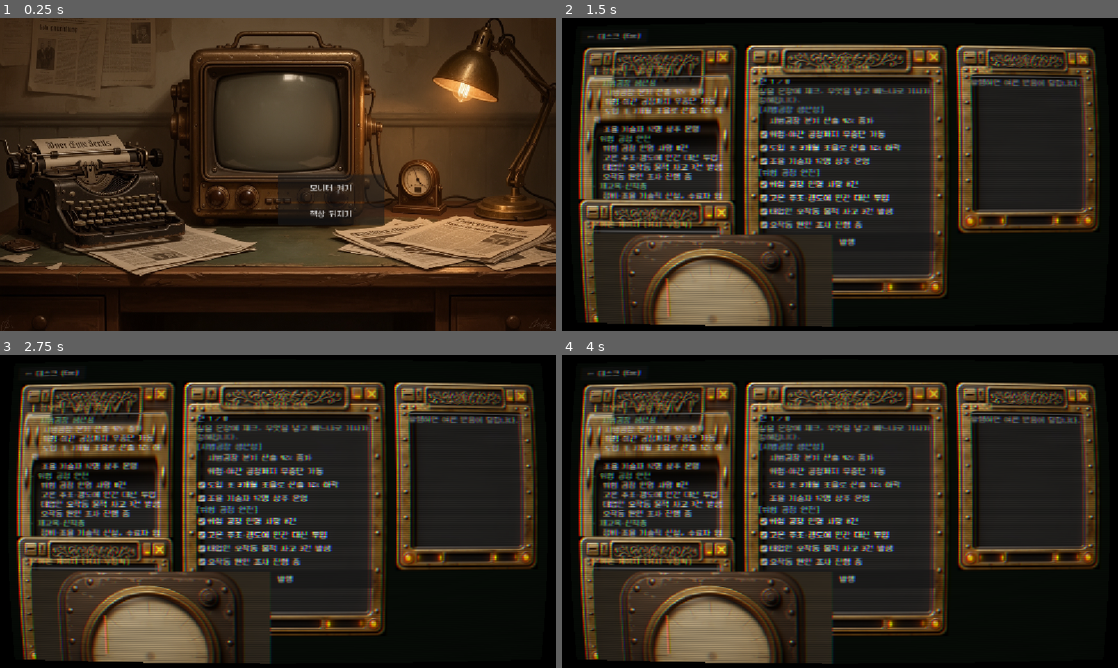
Above: before the commit, frames 1-4 (two rows, left to right).
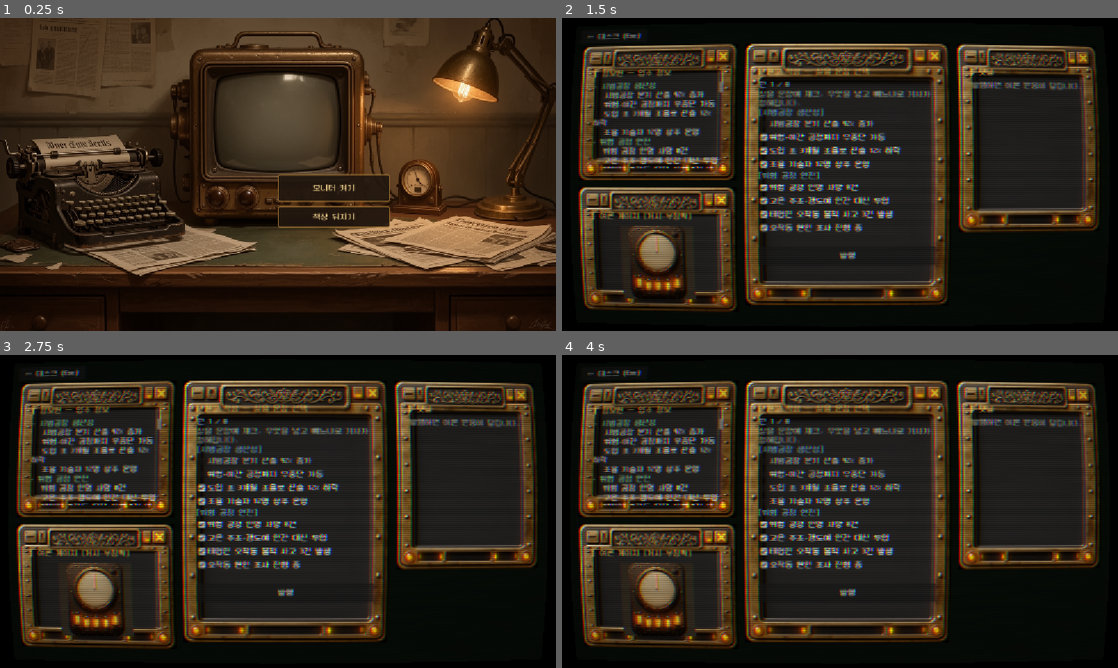
Above: after the commit, the same moments.

Repository: JiwonKim-kr/artificer-pipeline
Game: Godot game, scene res://scenes/main.tscn
Two runs of this game, one before a commit and one after it. Both use one fixed random seed, a clock stepped at 60 frames per second and the inputs below.
Inputs:
- Up to frame 1 (0.25 s): no input
- Up to frame 2 (1.5 s): click "모니터 켜기" at 0.5 s; click "시범공장 분기 산출 42% 증가" at 1.25 s
- Up to frame 3 (2.75 s): click "위험·야간 공정까지 무중단 가동" at 2 s
- Up to frame 4 (4 s): click "도입 초 3개월 조율로 산출 12% 하락" at 2.75 s; click "조율 기술자 12명 상주 운영" at 3.5 s

The runs differ from the first frame. In frame 1, 1.0% of the frame differs, in the area x 50-71%, y 49-68%; in frame 2, 36%, in the area x 2-96%, y 8-99%; in frame 3, 36%; in frame 4, 36%.

Commit message:
[play build] CRT OS 레이아웃 결함 5건 수정 (아트 프레임 적용 후속)
창 프레임(9-slice) 연결로 드러난 레이아웃 문제를 잡는다. 게임 로직 불변.

- 게이지 오버플로: 원인은 TextureRect.expand_mode 기본값(EXPAND_KEEP_SIZE)이
  텍스처 원본 512² 를 최소 크기로 요구해 레이아웃을 밀어낸 것.
  EXPAND_IGNORE_SIZE 로 앵커를 따르게 하고 dial 에 clip_contents 적용.
- 바늘 정합: 하드코딩 좌표(160,180)를 버리고 _fit_needle() 로 계산.
  KEEP_ASPECT_CENTERED 로 그려지는 정사각 텍스처 안의 축(가로 50%·세로 35%)을
  기준으로 원점·길이를 잡고 dial.resized 에 연결 — 창 치수를 바꿔도 어긋나지 않는다.
- 본문 넘침: _scroll_body() 헬퍼 신설, 정보원/원고 블록을 ScrollContainer 로.
  사실이 F1~F16 으로 늘어도 잘리지 않고 스크롤로 접근. 발행 버튼·상태 문구는
  스크롤 밖 고정이라 항상 손이 닿는다.
- 창 밖 유출: _window() 에 clip_contents.
  content_margin top 54 로 타이틀을 프레임 장식 아래로. 창 배치·크기 재조정.
- 데스크 버튼: 기본 반투명 회색 → 황동 테두리 + 바켈라이트 면(StyleBoxFlat).
  스타일 가이드 §2 재질 규칙 반영. hover/pressed 상태 포함.

검증: 웹 빌드 실측으로 4창 모두 프레임 내 정상 배치 확인(스크린샷) ·
turn_flow PASS · verify --full 전체 통과(게이트 5/5 · 러너 6/6).
docs/build/playtest_checklist.md A5 항목 갱신.

Co-Authored-By: Claude Opus 4.8 <noreply@anthropic.com>

Diff:
--- a/src/ui/main.gd
+++ b/src/ui/main.gd
@@ -94,16 +94,13 @@
 
 	var box := VBoxContainer.new()
 	box.set_anchors_and_offsets_preset(Control.PRESET_CENTER)
+	box.add_theme_constant_override("separation", 10)
 	_desk.add_child(box)
-	var btn := Button.new()
+	var btn := _desk_button("모니터 켜기", 56)
 	btn.name = "MonitorButton"
-	btn.text = "모니터 켜기"
-	btn.custom_minimum_size = Vector2(220, 56)
 	btn.pressed.connect(_enter_screen)
 	box.add_child(btn)
-	_desk_search_btn = Button.new()
-	_desk_search_btn.text = "책상 뒤지기"
-	_desk_search_btn.custom_minimum_size = Vector2(220, 44)
+	_desk_search_btn = _desk_button("책상 뒤지기", 44)
 	_desk_search_btn.pressed.connect(_search_desk)
 	box.add_child(_desk_search_btn)
 	_desk_note = Label.new()
@@ -111,6 +108,31 @@
 	_desk_note.horizontal_alignment = HORIZONTAL_ALIGNMENT_CENTER
 	_desk_note.autowrap_mode = TextServer.AUTOWRAP_WORD_SMART
 	box.add_child(_desk_note)
+
+## 데스크 버튼: 기본 테마의 반투명 회색 패널은 디젤펑크 배경과 톤이 어긋난다.
+## 황동 테두리 + 어두운 바켈라이트 면으로 스타일 가이드(§2 재질)에 맞춘다.
+func _desk_button(label: String, height: int) -> Button:
+	var b := Button.new()
+	b.text = label
+	b.custom_minimum_size = Vector2(232, height)
+	var base := StyleBoxFlat.new()
+	base.bg_color = Color(0.13, 0.09, 0.06, 0.92)
+	base.border_color = Color(0.62, 0.45, 0.20)
+	base.set_border_width_all(2)
+	base.set_corner_radius_all(3)
+	base.set_content_margin_all(8)
+	var hover := base.duplicate() as StyleBoxFlat
+	hover.bg_color = Color(0.22, 0.15, 0.08, 0.96)
+	hover.border_color = Color(0.90, 0.66, 0.28)
+	var pressed := base.duplicate() as StyleBoxFlat
+	pressed.bg_color = Color(0.30, 0.20, 0.10, 0.98)
+	b.add_theme_stylebox_override("normal", base)
+	b.add_theme_stylebox_override("hover", hover)
+	b.add_theme_stylebox_override("pressed", pressed)
+	b.add_theme_stylebox_override("focus", hover)
+	b.add_theme_color_override("font_color", Color(0.95, 0.82, 0.55))
+	b.add_theme_color_override("font_hover_color", Color(1.0, 0.90, 0.66))
+	return b
 
 func _enter_screen() -> void:
 	_desk.visible = false
@@ -155,10 +177,12 @@
 	os.set_anchors_and_offsets_preset(Control.PRESET_FULL_RECT)
 	_screen.add_child(os)
 	_os = os
-	os.add_child(_make_informant(Vector2(20, 48), Vector2(340, 320)))
-	os.add_child(_make_editor(Vector2(376, 48), Vector2(430, 540)))
-	os.add_child(_make_comments(Vector2(822, 48), Vector2(310, 400)))
-	os.add_child(_make_gauge(Vector2(20, 376), Vector2(340, 268)))
+	# 배치는 디자인 해상도 1152x648 기준. 프레임(9-slice)의 content margin 이
+	# 상 54·하 28·좌우 30 이므로 창을 그만큼 여유 있게 잡는다.
+	os.add_child(_make_informant(Vector2(20, 46), Vector2(340, 292)))
+	os.add_child(_make_editor(Vector2(376, 46), Vector2(432, 556)))
+	os.add_child(_make_comments(Vector2(824, 46), Vector2(308, 400)))
+	os.add_child(_make_gauge(Vector2(20, 350), Vector2(340, 252)))
 	var back := Button.new()
 	back.name = "BackButton"
 	back.text = "← 데스크 (Esc)"
@@ -187,6 +211,9 @@
 	panel.position = pos
 	panel.custom_minimum_size = size
 	panel.size = size
+	# 내용이 창 프레임 밖으로 새지 않게 자른다. 넘치는 내용은 각 창이 ScrollContainer 로
+	# 처리한다(잘라서 감추는 게 아니라 스크롤로 접근 가능하게).
+	panel.clip_contents = true
 	# 창 크롬: 브라스 프레임 텍스처를 9-slice(StyleBoxTexture)로 늘린다.
 	# 텍스처 512² 중 테두리 약 96px 이 장식부라 그만큼 마진으로 잡아 모서리를 보존한다.
 	var frame_tex := _res(WINDOW_FRAME)
@@ -199,8 +226,8 @@
 		# 본문은 테두리 안쪽으로. 상단은 프레임 타이틀바 장식을 피해 더 크게 잡는다.
 		sb.content_margin_left = 30.0
 		sb.content_margin_right = 30.0
-		sb.content_margin_top = 46.0
-		sb.content_margin_bottom = 26.0
+		sb.content_margin_top = 54.0   # 프레임 타이틀바 장식 아래로 본문을 내린다
+		sb.content_margin_bottom = 28.0
 		panel.add_theme_stylebox_override("panel", sb)
 	var vb := VBoxContainer.new()
 	panel.add_child(vb)
@@ -215,10 +242,23 @@
 func _body_of(panel: Node) -> VBoxContainer:
 	return panel.get_meta("body") as VBoxContainer
 
+## 세로 스크롤 영역을 만들어 그 안의 VBox 를 돌려준다. 내용이 창 높이를 넘겨도
+## (사실 F1~F16 처럼) 잘려서 사라지지 않고 스크롤로 읽을 수 있게 한다.
+func _scroll_body(parent: VBoxContainer) -> VBoxContainer:
+	var sc := ScrollContainer.new()
+	sc.horizontal_scroll_mode = ScrollContainer.SCROLL_MODE_DISABLED
+	sc.size_flags_vertical = Control.SIZE_EXPAND_FILL
+	sc.size_flags_horizontal = Control.SIZE_EXPAND_FILL
+	parent.add_child(sc)
+	var inner := VBoxContainer.new()
+	inner.size_flags_horizontal = Control.SIZE_EXPAND_FILL
+	sc.add_child(inner)
+	return inner
+
 # 정보원: 입수 정보(전부 진실). 유리/불리 태그는 노출하지 않음 — 판단은 플레이어 몫.
 func _make_informant(pos: Vector2, size: Vector2) -> Control:
 	var panel := _window(pos, size, "정보원 — 입수 정보")
-	var vb := _body_of(panel)
+	var vb := _scroll_body(_body_of(panel))
 	var facts: Dictionary = _tm.content.get("facts", {})
 	for fid in facts:
 		var f: Dictionary = facts[fid]
@@ -247,8 +287,9 @@
 	hint.autowrap_mode = TextServer.AUTOWRAP_WORD_SMART
 	vb.add_child(hint)
 
-	_blocks_box = VBoxContainer.new()
-	vb.add_child(_blocks_box)
+	# 문장 블록은 사실이 늘수록 길어지므로 스크롤 영역에. 발행 버튼·상태 문구는
+	# 스크롤 밖(고정)에 둬서 항상 손이 닿게 한다.
+	_blocks_box = _scroll_body(vb)
 	_refresh_blocks()
 
 	var pub := Button.new()
@@ -308,23 +349,42 @@
 	var panel := _window(pos, size, "여론 게이지 (거시·부정확)")
 	var vb := _body_of(panel)
 	var dial := Control.new()
-	dial.custom_minimum_size = Vector2(0, 190)
+	dial.custom_minimum_size = Vector2(0, 158)
+	dial.size_flags_vertical = Control.SIZE_EXPAND_FILL
+	dial.clip_contents = true
 	vb.add_child(dial)
 	var tex := _res(GAUGE_TEX)
 	if tex != null:
 		var tr := TextureRect.new()
 		tr.texture = tex
 		tr.stretch_mode = TextureRect.STRETCH_KEEP_ASPECT_CENTERED
+		# 기본 expand_mode 는 텍스처 원본(512²)을 최소 크기로 요구해 레이아웃을 밀어낸다.
+		# IGNORE_SIZE 로 두어야 앵커(FULL_RECT)를 따라 창 안에 맞춰 축소된다.
+		tr.expand_mode = TextureRect.EXPAND_IGNORE_SIZE
 		tr.set_anchors_and_offsets_preset(Control.PRESET_FULL_RECT)
+		tr.mouse_filter = Control.MOUSE_FILTER_IGNORE
 		dial.add_child(tr)
 	_needle = Line2D.new()
-	_needle.points = PackedVector2Array([Vector2(0, 0), Vector2(0, -85)])
-	_needle.width = 4.0
+	_needle.width = 3.0
 	_needle.default_color = Color(1.0, 0.5, 0.2)
-	_needle.position = Vector2(160, 180)
 	dial.add_child(_needle)
+	# 바늘을 텍스처의 다이얼 축(중앙 상단쪽 점)에 맞춘다. 창 크기가 바뀌어도 따라가도록
+	# resized 에 연결한다. 하드코딩 좌표를 쓰면 창 치수를 조금만 건드려도 어긋난다.
+	dial.resized.connect(func() -> void: _fit_needle(dial))
+	_fit_needle(dial)
 	_set_needle(0.5)
 	return panel
+
+## KEEP_ASPECT_CENTERED 로 그려진 정사각 텍스처 안에서 다이얼 축 위치를 계산해
+## 바늘의 원점·길이를 맞춘다. (축은 텍스처 기준 가로 50% · 세로 35% 지점)
+func _fit_needle(dial: Control) -> void:
+	if _needle == null:
+		return
+	var s: float = minf(dial.size.x, dial.size.y)   # 실제로 그려지는 텍스처 한 변
+	var ox: float = (dial.size.x - s) * 0.5
+	var oy: float = (dial.size.y - s) * 0.5
+	_needle.position = Vector2(ox + s * 0.50, oy + s * 0.35)
+	_needle.points = PackedVector2Array([Vector2.ZERO, Vector2(0, -s * 0.20)])
 
 func _set_needle(macro: float) -> void:
 	if _needle != null:
Not shown, changed: docs/build/playtest_checklist.md
